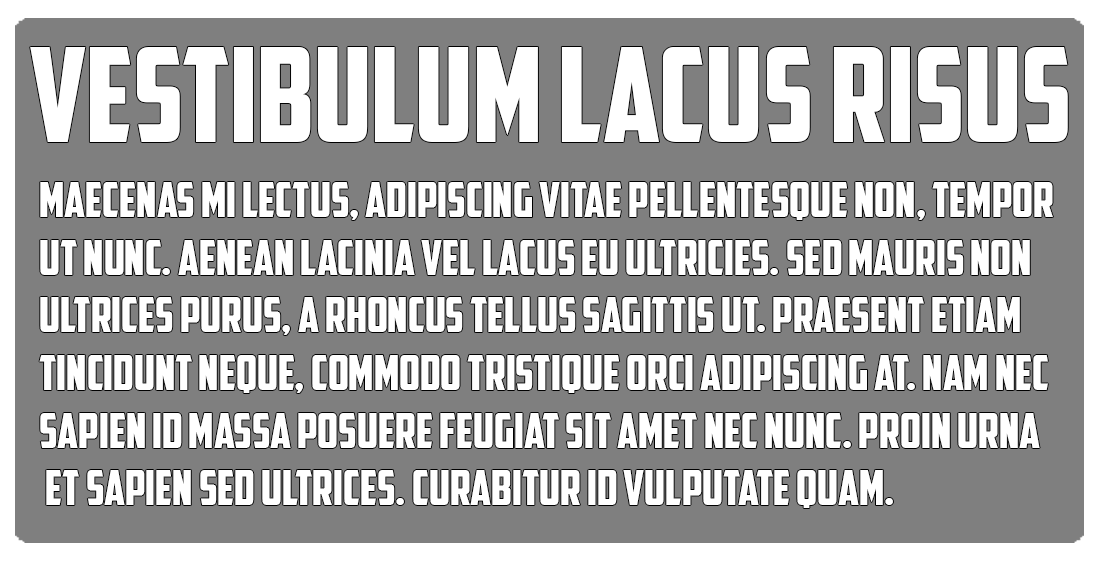
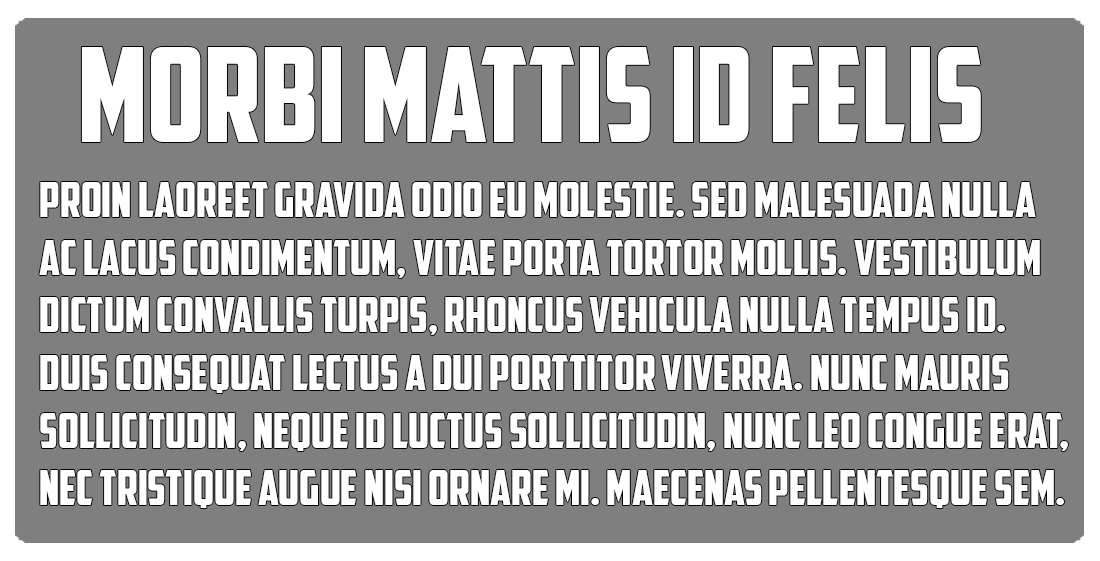
The second (1100, 561) image is a revision of the first. Changes to its layers:
renamed "Maecenas mi lectus, adipiscing vitae pellentesque non, tempor" to "Proin laoreet gravida odio eu molestie. Sed malesuada nulla ac", painted on it over <box>39,182,1068,508</box>
renamed "Vestibulum lacus risus" to "Morbi mattis Id felis", painted on it over <box>30,47,1068,142</box>
